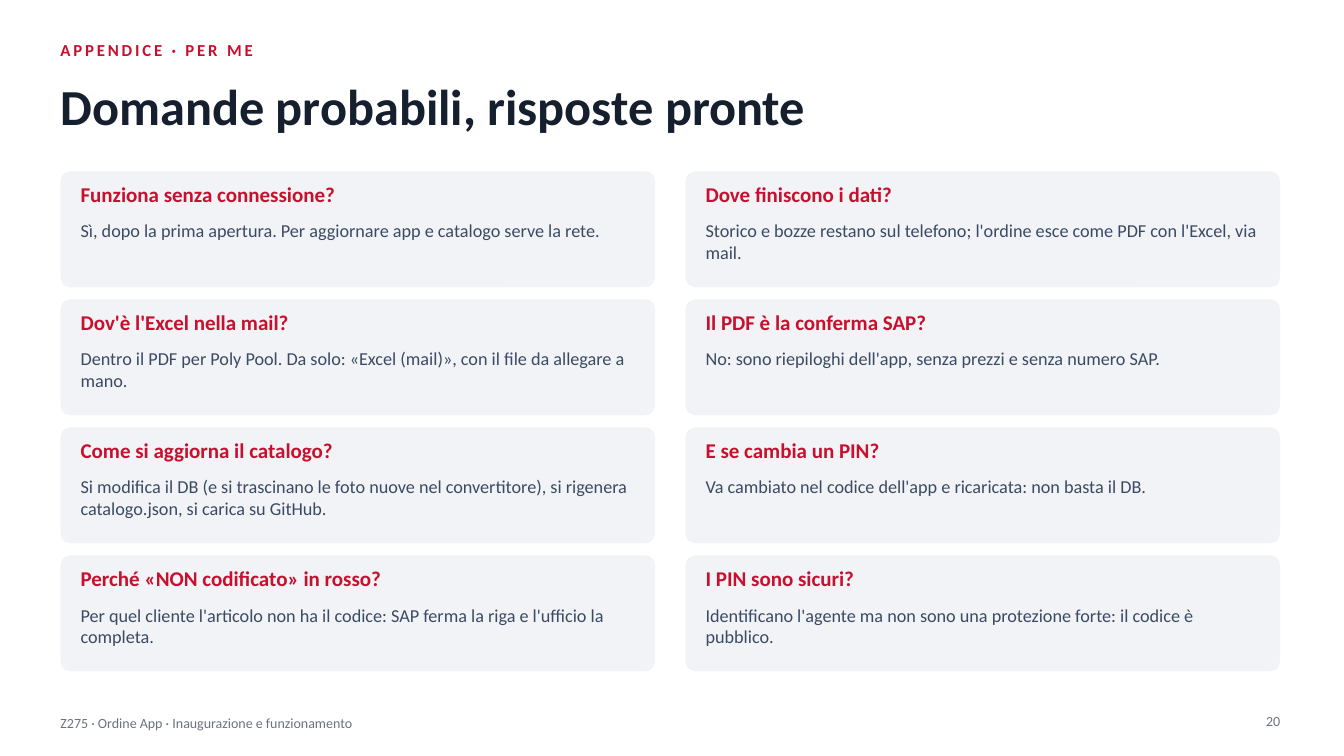
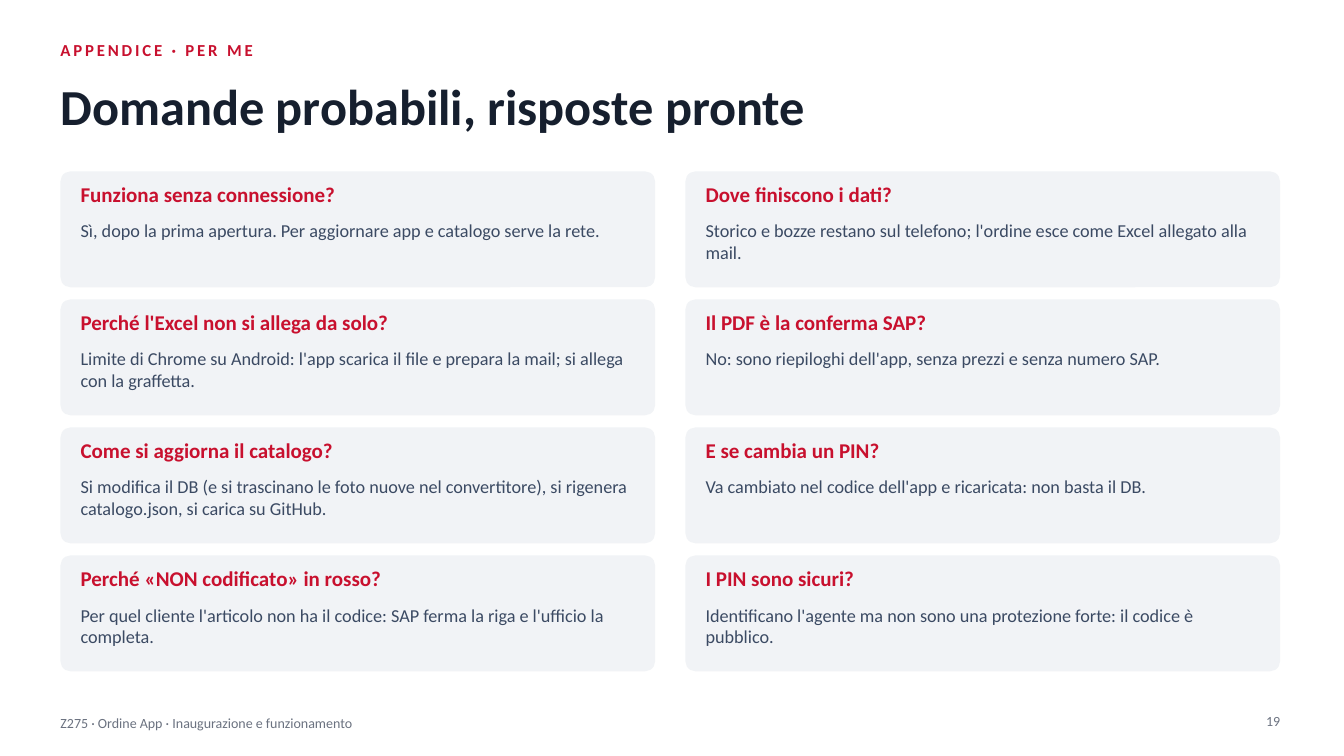
Before and after one commit to PPparre/Z275_App_Ordine, a slide deck: slide 19 of Z275_Presentazione.pptx (slide 20 before the commit). Drawn at 1344x756 pixels with LibreOffice and Linux fonts; fonts in the diff are those of the drawing. Boxes give left, top, right and bottom in pixels: in the first picture for what was removed or moved away, otherwise in the second. Text is boxed around its words. In the diff, an @@ line names an element or a change of style, - is before the commit and + after.

```diff
--- a/Z275_Presentazione.pptx
+++ b/Z275_Presentazione.pptx
@@ text at [706, 224, 1247, 259]: text changed @@
-Storico e bozze restano sul telefono; l'ordine esce come PDF con l'Excel, via mail.
+Storico e bozze restano sul telefono; l'ordine esce come Excel allegato alla mail.
@@ text at [81, 315, 388, 334]: text changed @@
-Dov'è l'Excel nella mail?
+Perché l'Excel non si allega da solo?
@@ text at [81, 352, 623, 390]: text changed @@
-Dentro il PDF per Poly Pool. Da solo: «Excel (mail)», con il file da allegare a mano.
+Limite di Chrome su Android: l'app scarica il file e prepara la mail; si allega con la graffetta.
@@ page number at [1266, 717, 1280, 726]: text changed @@
-20
+19
```
Also in this commit, not shown: 8 other slides changed, 1 slide removed, 4 other files.
